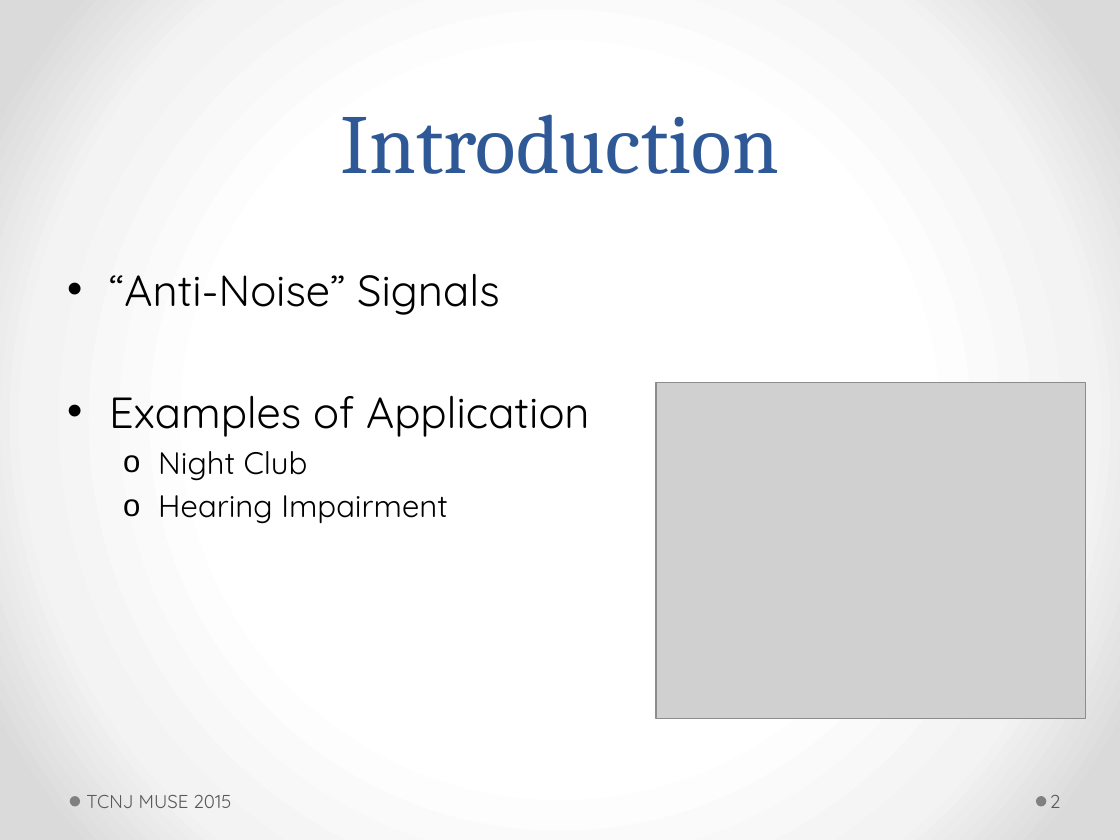
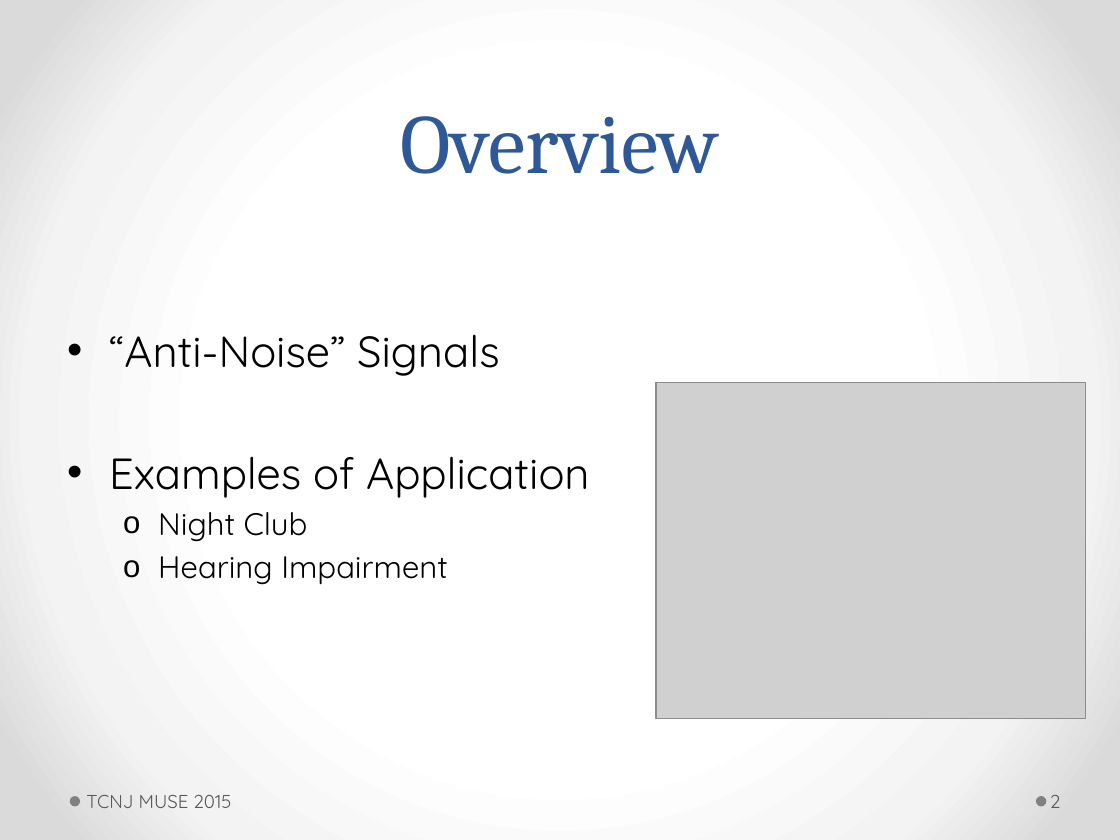
Before and after one commit to ActiveNoiseCancellationResearch/MUSE-Research, a slide deck: slide 2 of proj_anc/doc/jswift/7_23_2015_powerpoint.pptm. Drawn at 1120x840 pixels with LibreOffice and Linux fonts; fonts in the diff are those of the drawing; grey boxes stand for pictures. Boxes give left, top, right and bottom in pixels: in the first picture for what was removed or moved away, otherwise in the second. Text is boxed around its words. In the diff, an @@ line names an element or a change of style, - is before the commit and + after.

```diff
--- a/proj_anc/doc/jswift/7_23_2015_powerpoint.pptm
+++ b/proj_anc/doc/jswift/7_23_2015_powerpoint.pptm
@@ title at <box>401,116,720,174</box>: text changed @@
-Introduction
+Overview
@@ text "“Anti-Noise” Signals": place and size @@
-text "“Anti-Noise” Signals" at <box>109,273,589,524</box>
+text "“Anti-Noise” Signals" at <box>109,334,589,585</box>
```
Also in this commit, not shown: 5 other slides changed, 1 slide added.
